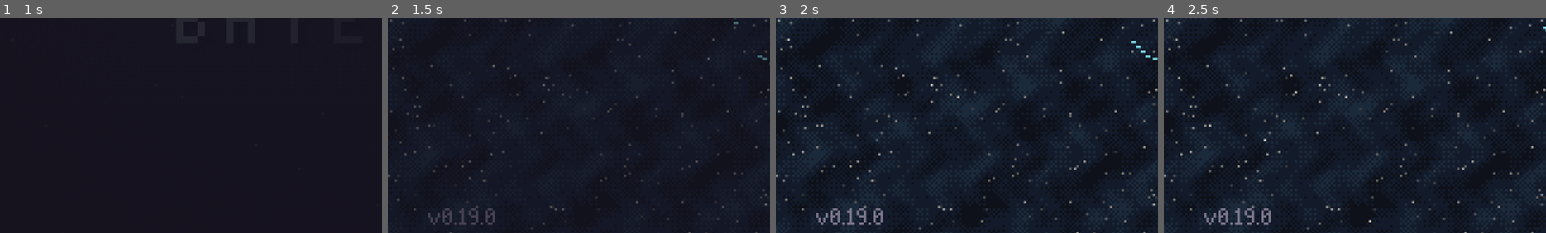
Above: before the commit, frames 1-4 (left to right).
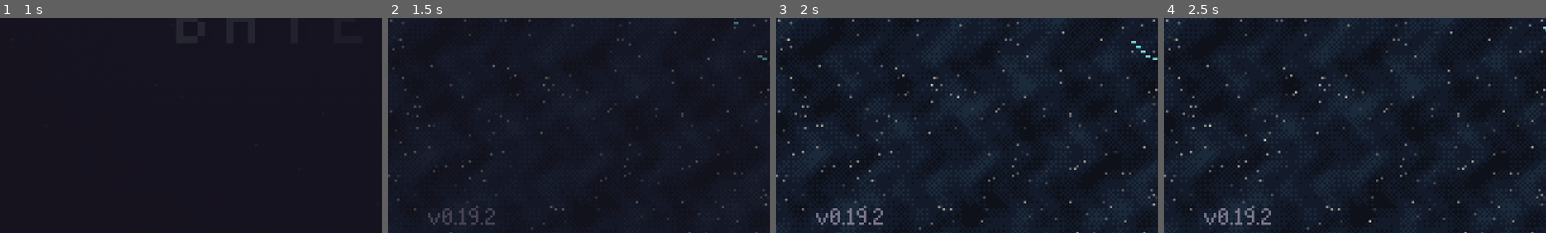
Above: after the commit, the same moments.

Repository: rodriguezric/protektor-jrpg
Game: Godot game, scene res://scenes/shell.tscn
The game is run twice, just before and just after one commit, with the same random seed, the same clock (stepped at 60 frames per second) and the same inputs.
Inputs (mouse positions are % of the whole screen's width and height, from its top left):
- Up to frame 1 (1 s): tap Enter at 0.5 s; move the mouse to (72, 45) at 0.52 s; hold Right (right) from 0.53 s (still down); hold Z (accept) from 0.53 s (still down); click (72, 45) at 0.67 s; tap Space at 0.77 s
- Up to frame 2 (1.5 s): release Right (right) at 1.25 s; release Z (accept) at 1.25 s; drag from (30, 55) to (45, 70) at 1.27 s
- Up to frame 3 (2 s): no input
- Up to frame 4 (2.5 s): move the mouse to (60, 28) at 2.02 s; hold Right (right) from 2.03 s (still down); tap Enter at 2.1 s
The pictures show only the part of the screen within x 2-52%, y 49-99%; the shares and areas given below are measured in that part.

Frame 1 is identical in both runs. In frame 2, less than 0.1% of the frame differs, in the area x 25-28%, y 90-97%; in frame 3, less than 0.1%; in frame 4, less than 0.1%.

Commit message:
feature_protagonist_house_rooms

Diff:
--- a/project.godot
+++ b/project.godot
@@ -11,7 +11,7 @@
 [application]
 
 config/name="Protektor: Children of the Void"
-config/version="0.19.0"
+config/version="0.19.2"
 run/main_scene="res://scenes/shell.tscn"
 config/features=PackedStringArray("4.6")
 run/flush_stdout_on_print=true
--- a/scripts/sfx.gd
+++ b/scripts/sfx.gd
@@ -177,6 +177,11 @@
 			return _cat([_noise(0.08, 0.3, 0.95), _noise(0.05, 0.2, 0.9), _noise(0.1, 0.25, 0.95)])
 		"door":
 			return _noise(0.45, 0.35, 0.7, true, true)
+		"latch":
+			# a house door: a low latch click, then the wooden door bumping
+			# against its frame (a dull thud with a little dark rattle)
+			return _cat([_mix([_tone(420, 300, 0.018, "tri", 0.3), _noise(0.012, 0.22, 0.5)]), _tone(0, 0, 0.03, "sin", 0.0),
+				_mix([_tone(110, 55, 0.09, "sin", 0.7), _tone(240, 160, 0.03, "tri", 0.18), _noise(0.06, 0.3, 0.12)])])
 		"heavy_door":
 			return _mix([_noise(1.0, 0.5, 0.06), _tone(60, 45, 1.0, "sq", 0.18), _crackle(0.9, 0.15)])
 		"step":
--- a/scripts/world.gd
+++ b/scripts/world.gd
@@ -415,7 +415,7 @@
 		if near != d.open:
 			d.open = near
 			(d.sprite as Sprite2D).texture = Art.prop(d.kind, 1 if near else 0)
-			Sfx.play("door", 1.15 if near else 1.0, -16.0)
+			Sfx.play("latch", 1.0 if near else 0.88, -8.0)
 
 
 func _animate(_delta: float) -> void:
